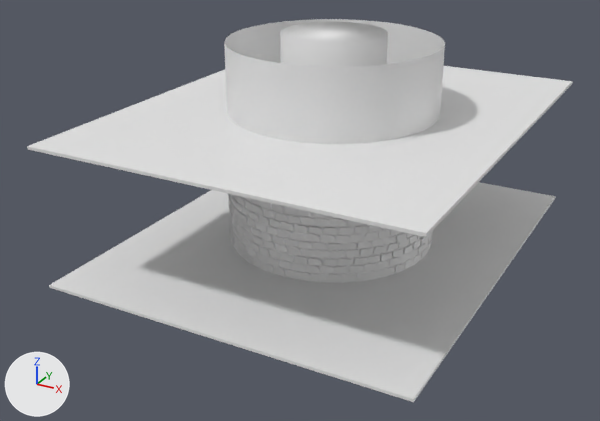
The glTF model public/models/undergroundmusic.glb as it was, and as the next commit left it.
Camera for both pictures: a camera (50 mm lens) standing at (3.35, -6.72, 3.62) and looking at (-0.17, -0.32, 0.42). Lighting does not change. The marker at lower left points along +X, +Y and +Z. Where no turn or scale is listed for an object, it has been applied to the vertices.
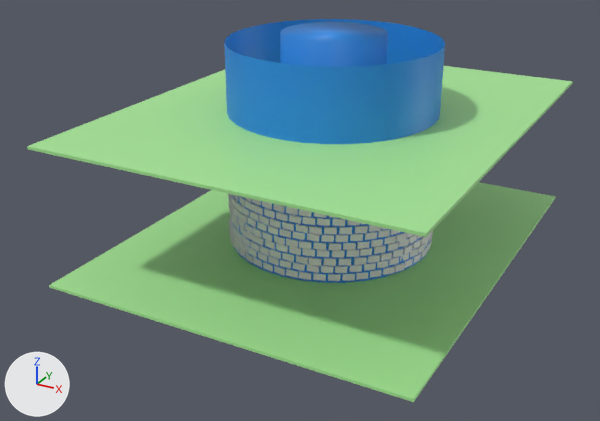
The newer file is also rescaled (x44.96), turned or shifted as a whole; pictures and numbers use the older file's frame.

Edits to the scene script, one JSON object a line:
```json
{"op": "add", "block": "mat_material_001", "code": ["mat_material_001 = principled_material('Material.001')", "mat_material_001.base_color = (0.0194, 0.258, 0.8)  # blue #268be7"]}
{"op": "add", "block": "mat_material_002", "code": ["mat_material_002 = principled_material('Material.002')", "mat_material_002.base_color = (0.385, 0.8, 0.306)  # green #a7e796"]}
{"block": "me_cube_001", "where": "me_cube_001.from_pydata(...)  # 8 vertices, 12 faces; spans x -1.0..1.0, y -1.0..1.0, z -1.0..1.0"}
{"op": "add", "block": "me_cube_001", "code": "me_cube_001.materials.append(mat_material_002)  # green #a7e796"}
{"block": "me_cube_002", "where": "me_cube_002.from_pydata(...)  # 8 vertices, 12 faces; spans x -1.0..1.0, y -1.0..1.0, z -1.0..1.0"}
{"op": "add", "block": "me_cube_002", "code": "me_cube_002.materials.append(mat_material_002)  # green #a7e796"}
{"block": "me_cylinder", "where": "me_cylinder.from_pydata(...)  # 64 vertices, 124 faces; spans x -0.48..0.48, y -0.48..0.48, z -1.22..1.22"}
{"op": "add", "block": "me_cylinder", "code": "me_cylinder.materials.append(mat_material_001)  # blue #268be7"}
{"block": "me_cylinder_001", "where": "me_cylinder_001.from_pydata(...)  # 192 vertices, 256 faces; spans x -0.99..0.99, y -0.99..0.99, z -0.99..0.99"}
{"op": "add", "block": "me_cylinder_001", "code": "me_cylinder_001.materials.append(mat_material_001)  # blue #268be7"}
```

Boxes (x1, y1, x2, y2) around the edits, measured in the pictures (600 x 421 px):
```json
{"object": "Cube", "change": "recoloured", "before": [49, 182, 555, 402], "after": [49, 182, 555, 402], "on screen": "grey to green"}
{"object": "Cube.001", "change": "recoloured", "before": [27, 66, 573, 237], "after": [27, 66, 573, 237], "on screen": "white to green"}
{"object": "Cylinder.001", "change": "recoloured", "before": [224, 19, 445, 283], "after": [224, 19, 445, 283], "on screen": "grey to blue"}
{"object": "Cylinder", "change": "recoloured", "before": [280, 22, 388, 67], "after": [280, 22, 388, 67], "on screen": "grey to blue"}
```
